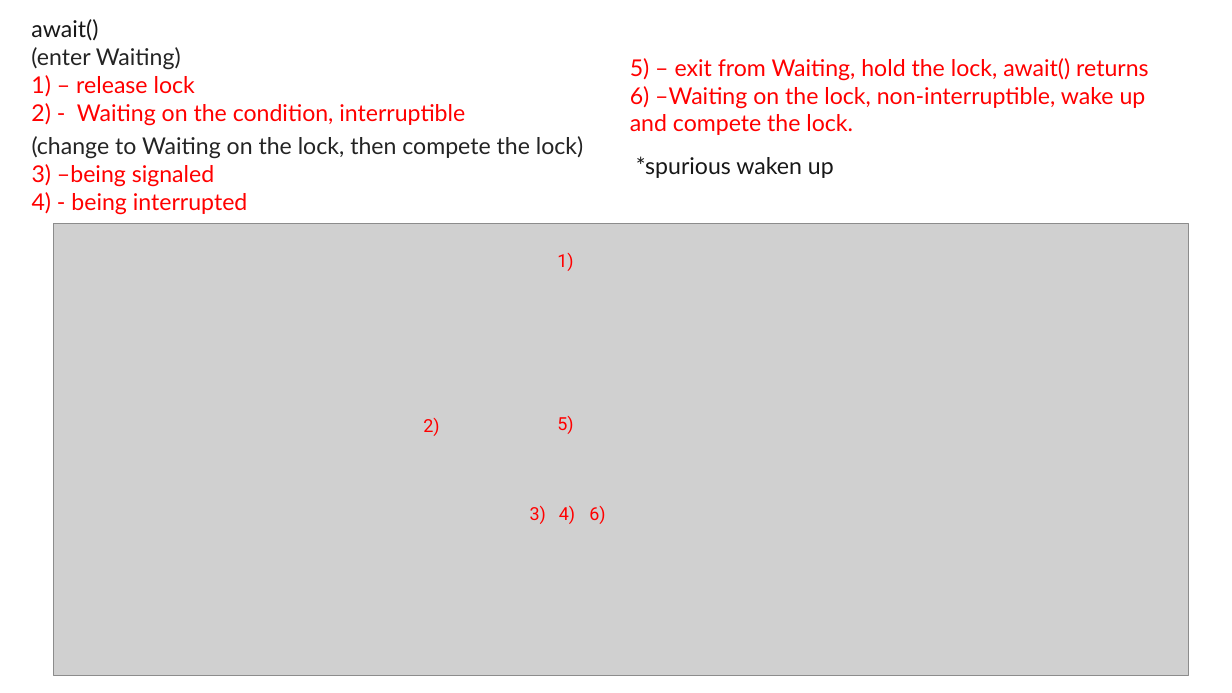
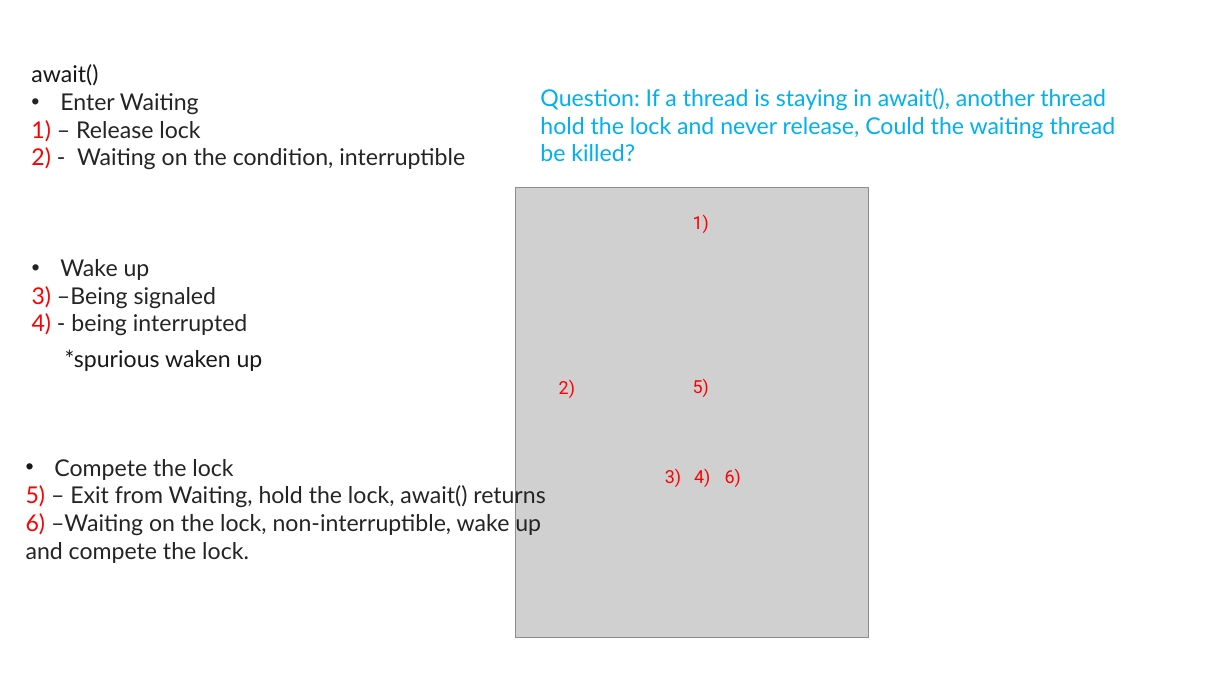
Before and after one commit to exiaoqu/ProducerConsumerProblemInJava, a slide deck: slide 19 of Producer and Consumer in Java.pptx (slide 21 before the commit). Drawn at 1232x693 pixels with LibreOffice and Linux fonts; fonts in the diff are those of the drawing; grey boxes stand for pictures; background and template pictures are left out. Boxes give left, top, right and bottom in pixels: in the first picture for what was removed or moved away, otherwise in the second. Text is boxed around its words. In the diff, an @@ line names an element or a change of style, - is before the commit and + after.

```diff
--- a/Producer and Consumer in Java.pptx
+++ b/Producer and Consumer in Java.pptx
@@ text "await()": place and size @@
-text "await()" at [31, 19, 465, 126]
+text "await()" at [31, 64, 465, 170]
@@ text added at [540, 88, 1116, 161], 18 pt, text #00B0F0 @@
+Question: If a thread is staying in await(), another thread hold the lock and never release, Could the waiting thread be killed?
@@ text at [31, 93, 200, 142]: text changed @@
-(enter Waiting)
-1) – release lock
+• Enter Waiting
+1) – Release lock
@@ text at [31, 147, 465, 170]: text colour #FF0000 to #242424 in "- Waiting on the condition, interruptible" @@
@@ picture added at [516, 187, 869, 638] @@
@@ text "1)": place and size @@
-text "1)" at [557, 253, 573, 271]
+text "1)" at [693, 215, 709, 233]
@@ picture removed at [54, 224, 1189, 676] @@
@@ text "Wake up": place and size @@
-text "Wake up" at [32, 136, 583, 215]
+text "Wake up" at [32, 259, 248, 336]
@@ text at [32, 259, 216, 309]: text changed @@
-(change to Waiting on the lock, then compete the lock)
-3) –being signaled
+• Wake up
+3) –Being signaled
@@ text at [32, 313, 248, 336]: text colour #FF0000 to #242424 in "- being interrupted" @@
@@ text "*spurious waken up": place and size @@
-text "*spurious waken up" at [636, 156, 834, 178]
+text "*spurious waken up" at [65, 349, 263, 371]
@@ text "2)": place and size @@
-text "2)" at [423, 418, 439, 436]
+text "2)" at [559, 380, 575, 398]
@@ 4 texts: place and size @@
-4 texts at [530, 416, 605, 524]
+4 texts at [665, 379, 741, 487]
@@ text "Compete the lock": place and size @@
-text "Compete the lock" at [630, 58, 1148, 135]
+text "Compete the lock" at [26, 459, 545, 563]
@@ text at [26, 459, 545, 509]: text changed; text colour #FF0000 to #242424 @@
-5) – exit from Waiting, hold the lock, await() returns
+• Compete the lock
+5) – Exit from Waiting, hold the lock, await() returns
@@ text at [26, 511, 541, 563]: text colour #FF0000 to #242424 in "–Waiting on the lock, non-interruptible, wake up ..." @@
```
Also in this commit, not shown: 15 other slides changed, 4 slides added, 5 slides removed.
